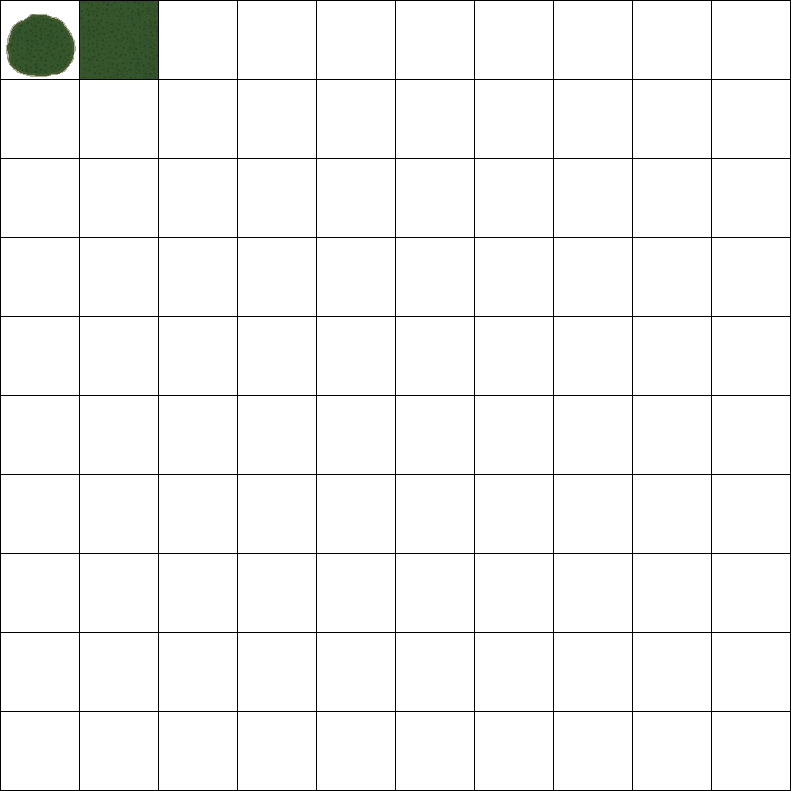
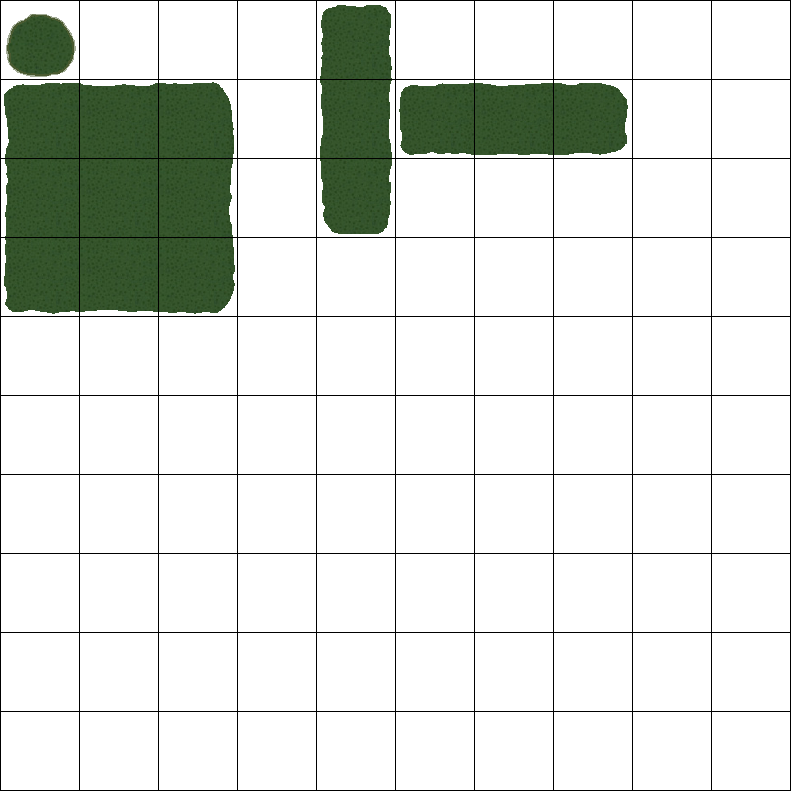
Layer changes from the first 791px x 791px image to the second:
renamed "Layer 3" to "Layer 10", painted on it over [4,1,628,314]
removed layer "Layer 2" over [4,1,628,314]
